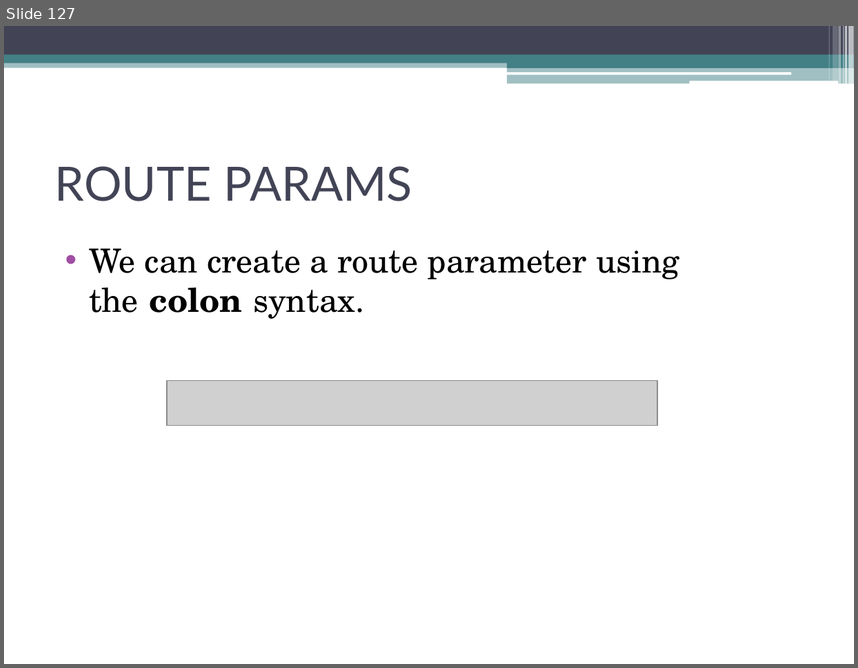
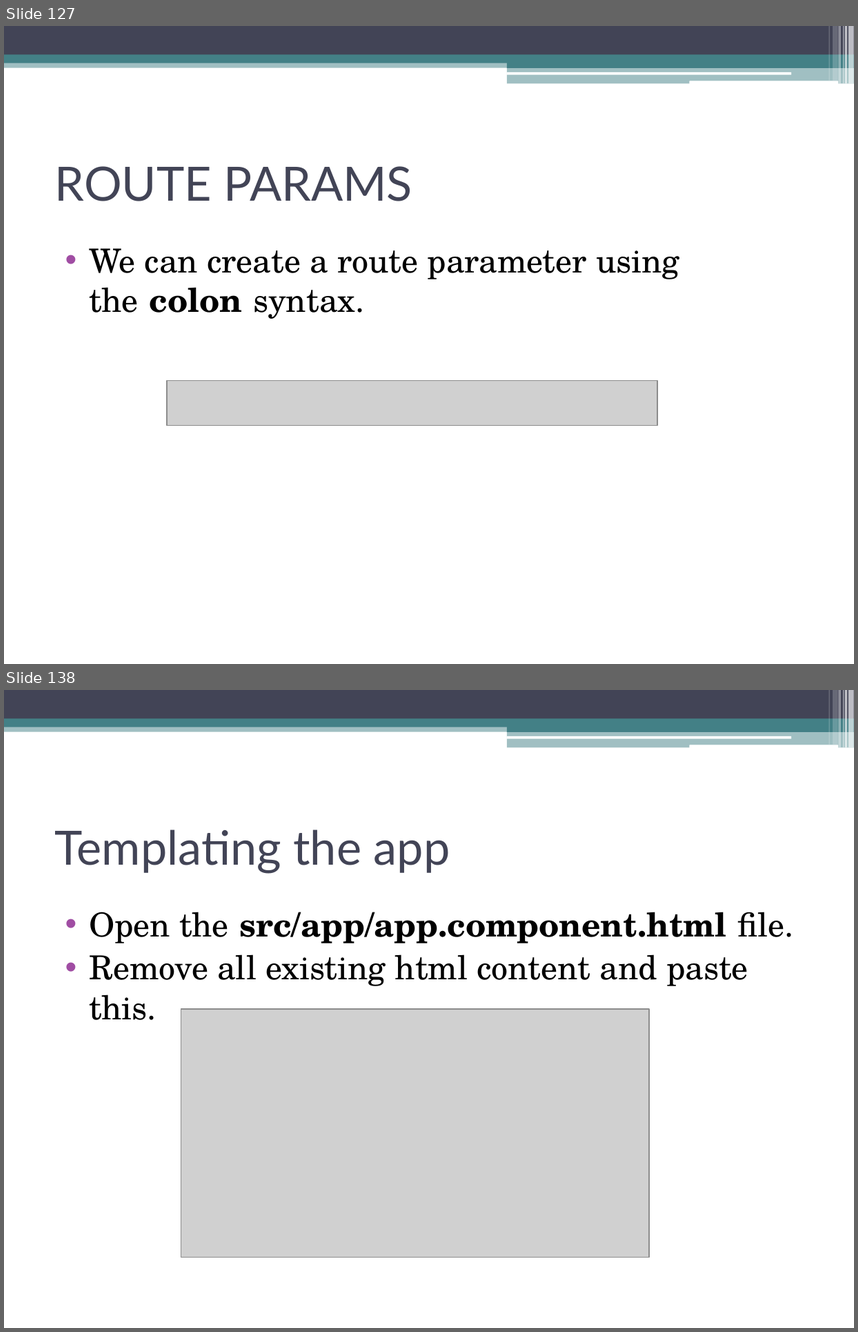
Before and after one commit to akjkhatri/mean_stack, a slide deck: MEAN Stack Workshop.pptx. Shown one above the other, each under a label of ours: slide 127 before the commit, slides 127 and 138 after it; the slides between them are not shown. The pictures are 858x668 and 858x1332 pixels, drawn with LibreOffice and Linux fonts; fonts in the diff are those of the drawing; grey boxes stand for pictures. Boxes give left, top, right and bottom in pixels: in the first picture for what was removed or moved away, otherwise in the second. Text is boxed around its words. In the diff, an @@ line names an element or a change of style, - is before the commit and + after.

```diff
--- a/MEAN Stack Workshop.pptx
+++ b/MEAN Stack Workshop.pptx
@@ slide 138 added at [4,690,854,1328], background #FFFFFF; not listed: 13 template elements that a slide beside it also shows @@
@@ title added at [55,829,450,874], 40 pt, text #424456 @@
+Templating the app
@@ text added at [89,911,794,1020], 28 pt, text #000000 @@
+• Open the src/app/app.component.html file.
+• Remove all existing html content and paste this.
@@ picture added at [181,1009,649,1257] @@
```
Also in this commit, not shown: 1 slide changed, 27 other slides added.
